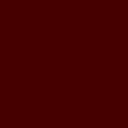
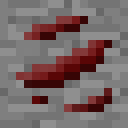
Layers edited between the first and the second 128 x 128 image:
added layer "Ruby Ore" above "Background" over [16, 16, 112, 112]
painted on "Background" over [0, 0, 128, 128]
